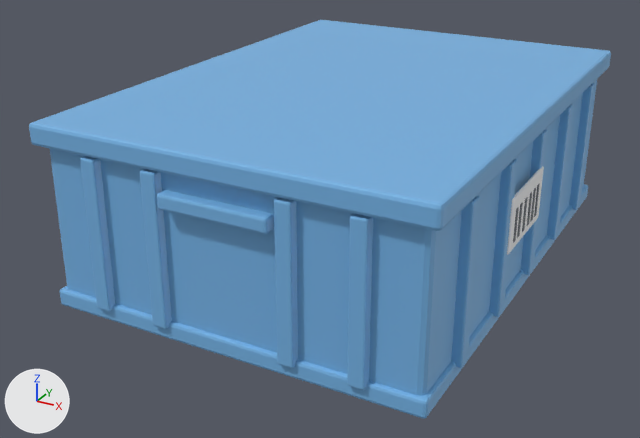
One commit to the glTF model assets/box/box_plastic.glb: the scene before it, then after it.
Both versions are drawn from a 50 mm camera at (0.661, -1.347, 0.71) aimed at (-0.043, -0.067, 0.07). Every picture has the same lights, and +X, +Y and +Z are marked at lower left. The first picture is the older version. Vertices at exactly the same position are counted once.

The first picture shows 'Box', 'CrateLabel' and 6 more.
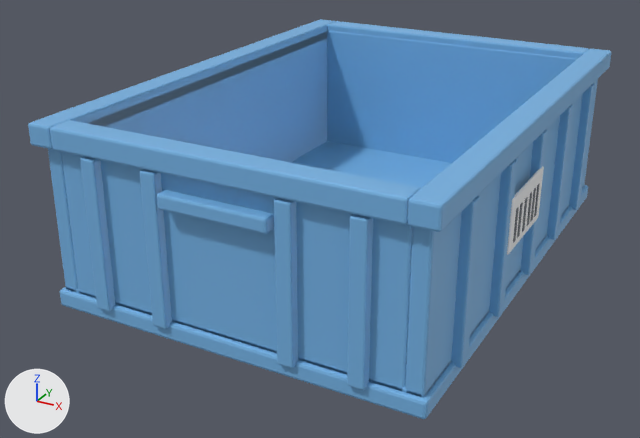
Where the newer file only moved an object's origin or applied its transform, the numbers keep the older frame.

The change, as a list of edits to the scene's bpy script:
```text
Change me_cube_036:
    used by ob_box; location = (0.0, 0.0, 0.145)
    remove me_cube_036.from_pydata(...)  # 1288 vertices, 2484 faces; spans x -0.329..0.329, y -0.455..0.455, z -0.144..0.167
    add me_cube_036.from_pydata(...)  # 1680 vertices, 3240 faces; spans x -0.328..0.328, y -0.455..0.455, z -0.145..0.167
    me_cube_036 part 1: the loose piece of 56 vertices spanning x -0.32..0.32, y -0.44..0.44, z -0.144..-0.114 is scaled about its middle by (0.978, 0.984, 0.961), then moved by (0.0, 0.0, 0.008)
    me_cube_036 part 2: the loose piece of 56 vertices spanning x -0.329..0.329, y -0.449..0.449, z 0.131..0.167 is scaled about its middle by (0.976, 0.98, 0.833), then moved by (0.0, 0.0, -0.279)
    me_cube_036 part 3: a new loose piece of 56 vertices spanning x -0.312..-0.285, y -0.433..0.433, z -0.12..0.155, in mat_plastic_crate_blue (blue #76b3e5)
    me_cube_036 part 4: a new loose piece of 56 vertices spanning x 0.285..0.312, y -0.433..0.433, z -0.12..0.155, in mat_plastic_crate_blue (blue #76b3e5)
    me_cube_036 part 5: a new loose piece of 56 vertices spanning x -0.285..0.285, y -0.433..-0.405, z -0.12..0.155, in mat_plastic_crate_blue (blue #76b3e5)
    me_cube_036 part 6: a new loose piece of 56 vertices spanning x -0.285..0.285, y 0.405..0.433, z -0.12..0.155, in mat_plastic_crate_blue (blue #76b3e5)
    me_cube_036 part 7: a new loose piece of 56 vertices spanning x -0.328..-0.285, y -0.449..0.449, z 0.131..0.167, in mat_plastic_crate_blue (blue #76b3e5)
    me_cube_036 part 8: a new loose piece of 56 vertices spanning x 0.285..0.328, y -0.449..0.449, z 0.131..0.167, in mat_plastic_crate_blue (blue #76b3e5)
    me_cube_036 part 9: a new loose piece of 56 vertices spanning x -0.285..0.285, y -0.45..-0.405, z 0.131..0.167, in mat_plastic_crate_blue (blue #76b3e5)
    me_cube_036 part 10: a new loose piece of 56 vertices spanning x -0.285..0.285, y 0.405..0.45, z 0.131..0.167, in mat_plastic_crate_blue (blue #76b3e5)
    other edits to the shape of me_cube_036 do not show in these pictures
```

Location of each change, (x1, y1, x2, y2) in pixels of the pictures (640 x 438 px; the box of a moved part takes in the faces that stretch with it):
'Box', reshaped: before (29, 20, 611, 418); after (28, 19, 611, 419)
part 1 of me_cube_036, moved or reshaped: before (60, 184, 588, 418); after (66, 141, 584, 397)
part 2 of me_cube_036, moved or reshaped: before (29, 20, 611, 231); after (60, 185, 588, 419)
part 3 of me_cube_036, added (blue): after (48, 31, 328, 292)
part 4 of me_cube_036, added (blue): after (405, 79, 598, 397)
part 5 of me_cube_036, added (blue): after (61, 151, 413, 391)
part 6 of me_cube_036, added (blue): after (327, 30, 577, 163)
part 7 of me_cube_036, added: after (28, 19, 335, 149)
part 8 of me_cube_036, added (blue): after (408, 49, 611, 232)
part 9 of me_cube_036, added (blue): after (50, 120, 420, 225)
part 10 of me_cube_036, added (blue): after (328, 21, 589, 59)
